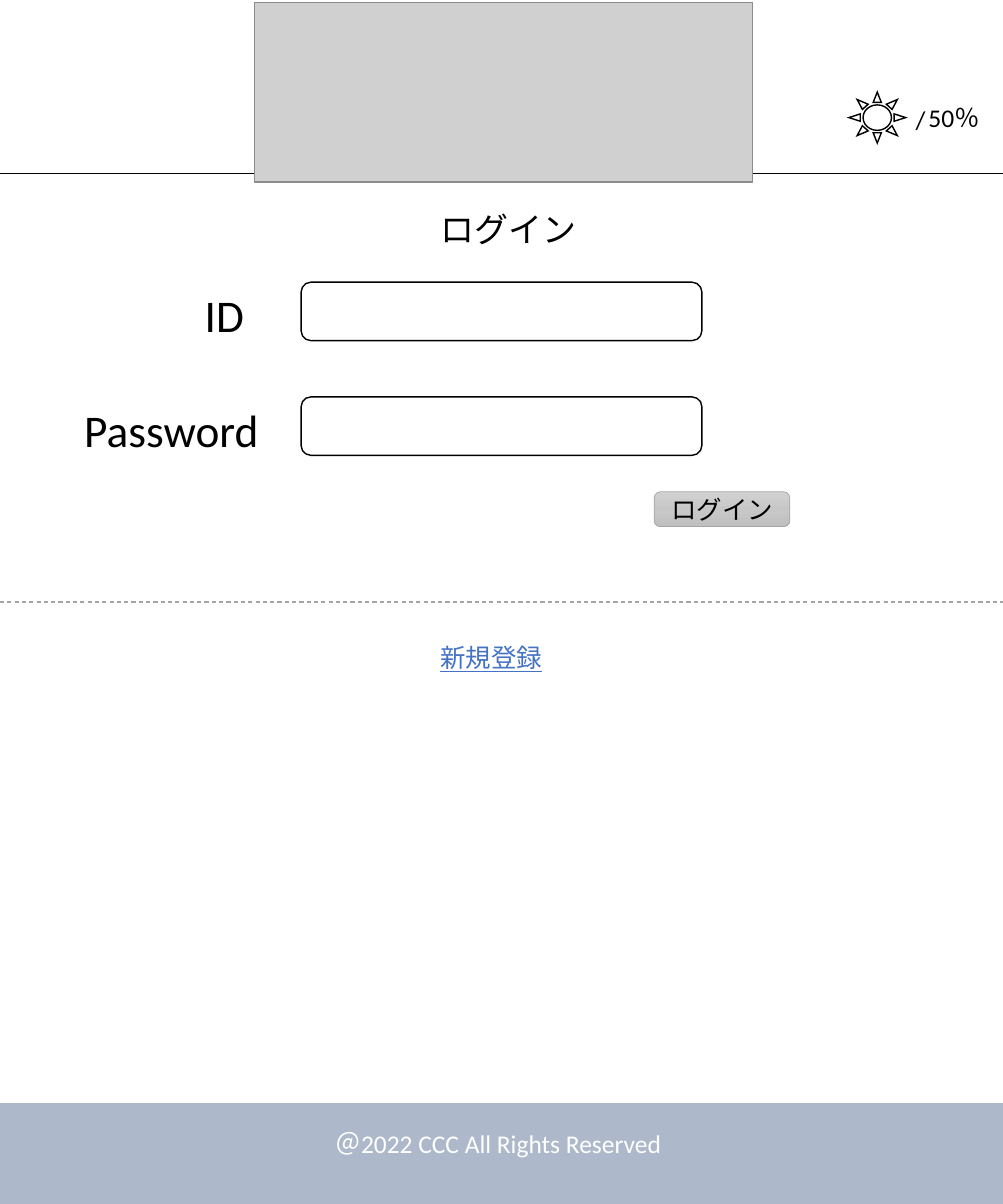
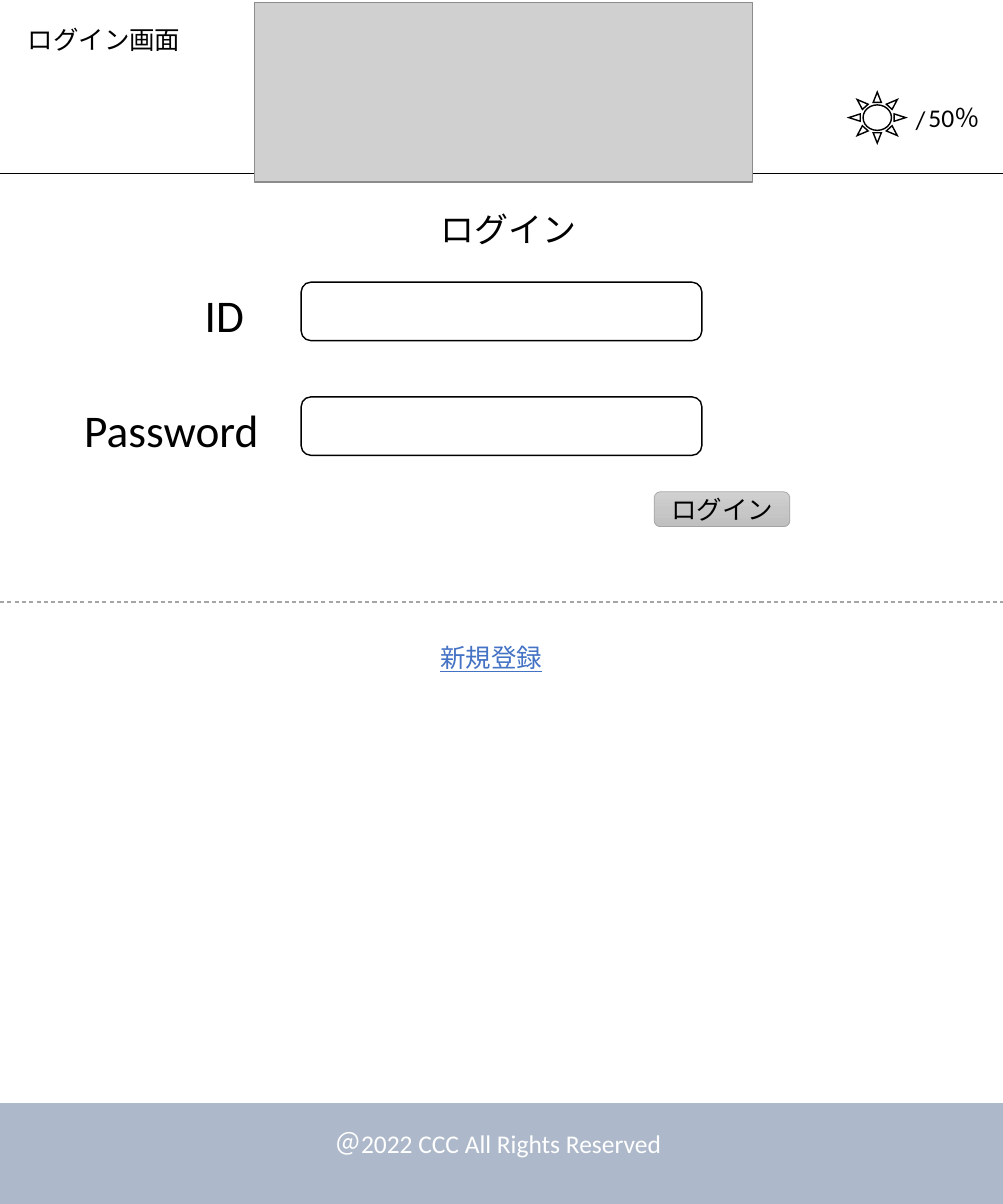
Before and after one commit to dojo2022/E-4, a slide deck: slide 3 of doc/デザイン.pptx (slide 2 before the commit). Drawn at 1003x1204 pixels with LibreOffice and Linux fonts; fonts in the diff are those of the drawing; grey boxes stand for pictures. Boxes give left, top, right and bottom in pixels: in the first picture for what was removed or moved away, otherwise in the second. Text is boxed around its words. In the diff, an @@ line names an element or a change of style, - is before the commit and + after.

Commit message:
エラー画面追加

```diff
--- a/doc/デザイン.pptx
+++ b/doc/デザイン.pptx
@@ text added at bbox=[28, 28, 181, 51], 18 pt, text #000000 @@
+ログイン画面
```
Also in this commit, not shown: 1 other slide changed, 2 slides added.
